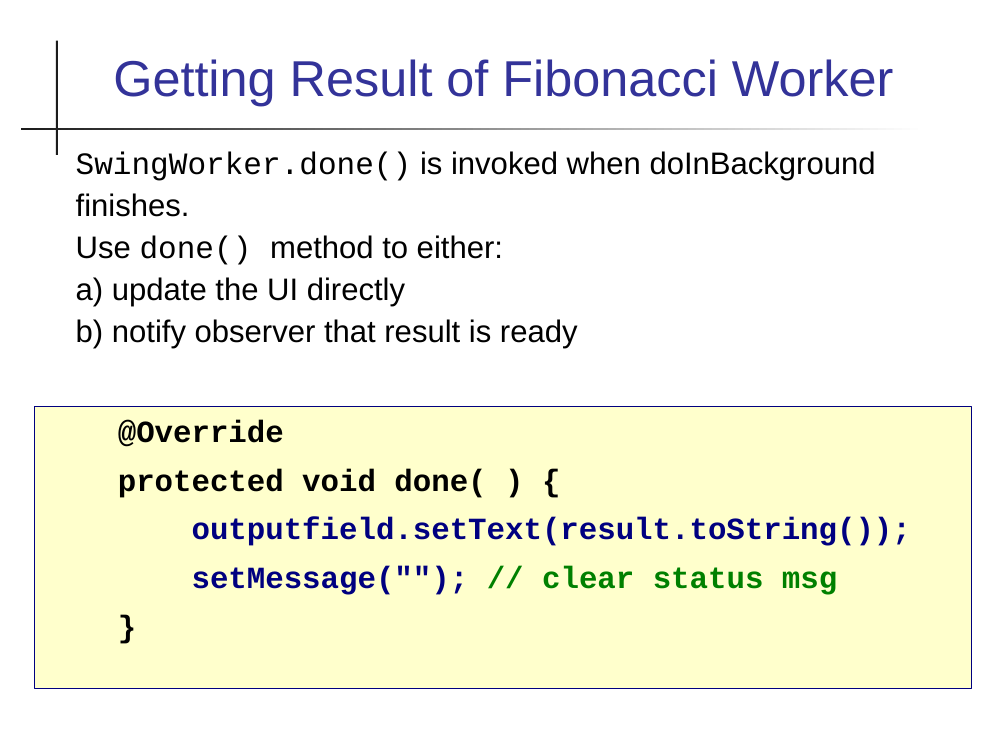
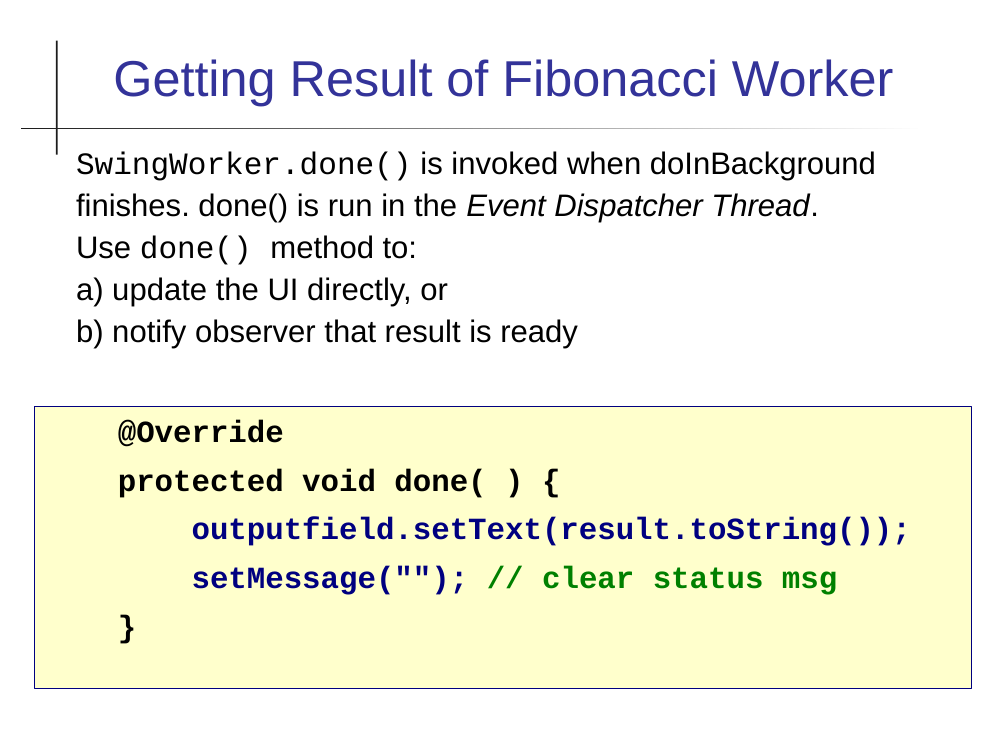
Before and after one commit to skeoop/skeoop.github.io, a slide deck: slide 16 of week10/Threads-in-Swing.ppt (slide 15 before the commit). Drawn at 1008x756 pixels with LibreOffice and Linux fonts; fonts in the diff are those of the drawing. Boxes give left, top, right and bottom in pixels: in the first picture for what was removed or moved away, otherwise in the second. Text is boxed around its words. In the diff, an @@ line names an element or a change of style, - is before the commit and + after.

```diff
--- a/week10/Threads-in-Swing.ppt
+++ b/week10/Threads-in-Swing.ppt
@@ text at (76, 193, 818, 306): text changed @@
-finishes.
-Use done() method to either:
-a) update the UI directly
+finishes. done() is run in the Event Dispatcher Thread.
+Use done() method to:
+a) update the UI directly, or
```
Also in this commit, not shown: 9 other slides changed, 3 slides added, 17 other files.
